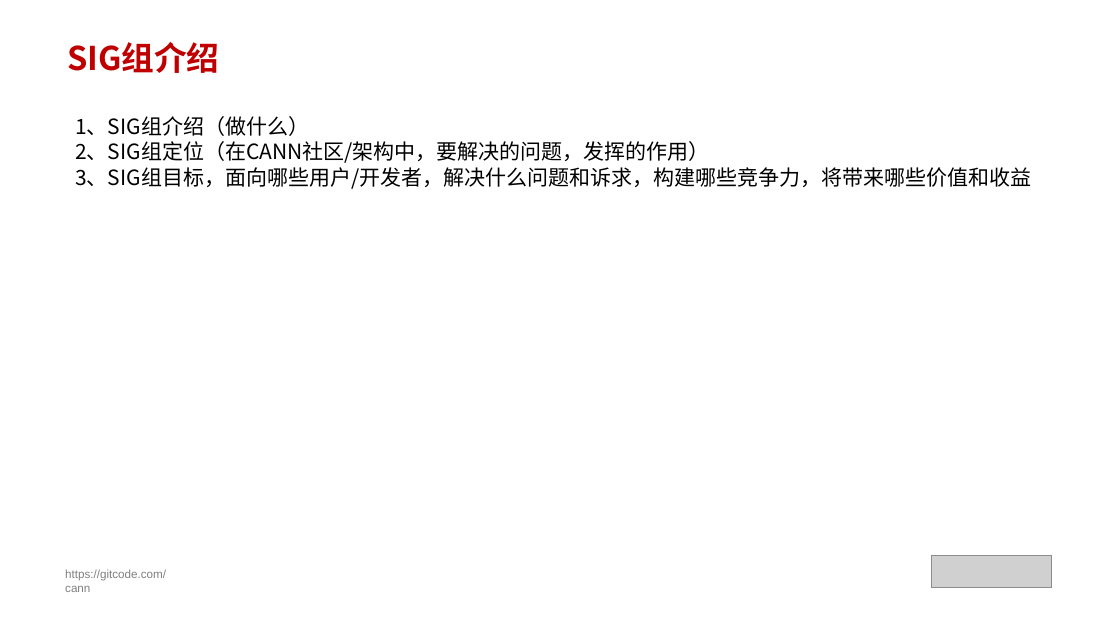
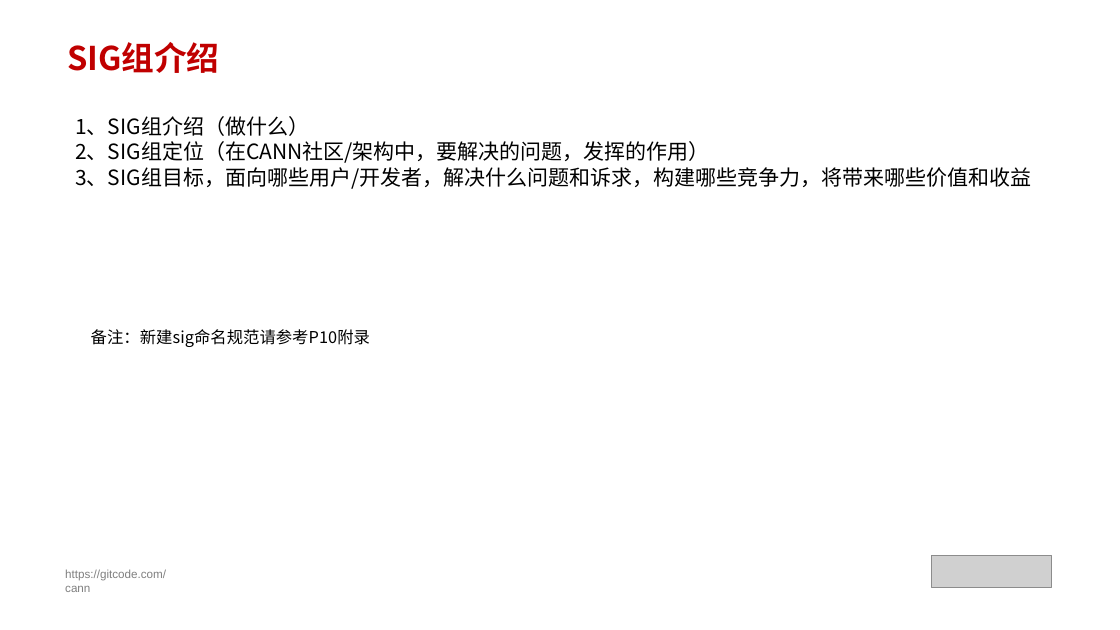
Before and after one commit to hicann/community, a slide deck: slide 3 of templates/SIG组申报模板 v0.2.pptx. Drawn at 1120x630 pixels with LibreOffice and Linux fonts; fonts in the diff are those of the drawing; grey boxes stand for pictures. Boxes give left, top, right and bottom in pixels: in the first picture for what was removed or moved away, otherwise in the second. Text is boxed around its words. In the diff, an @@ line names an element or a change of style, - is before the commit and + after.

Commit message:
更新新建仓和新建sig的模板

# message auto-generated for no-merge-commit merge:
!332 merge main into master

更新新建仓和新建sig的模板

Description: 更新新建仓和新建sig的模板

See merge request: cann/community!332

```diff
--- a/templates/SIG组申报模板 v0.2.pptx
+++ b/templates/SIG组申报模板 v0.2.pptx
@@ text added at <box>91,329,370,347</box>, 14 pt, text #000000 @@
+备注：新建sig命名规范请参考P10附录
```
Also in this commit, not shown: 1 slide added, 1 other file.
